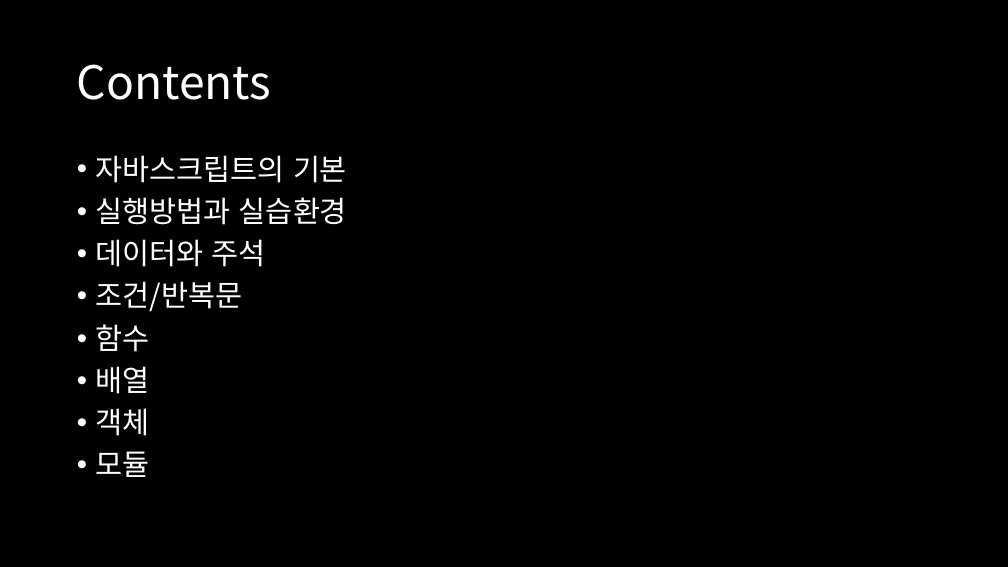
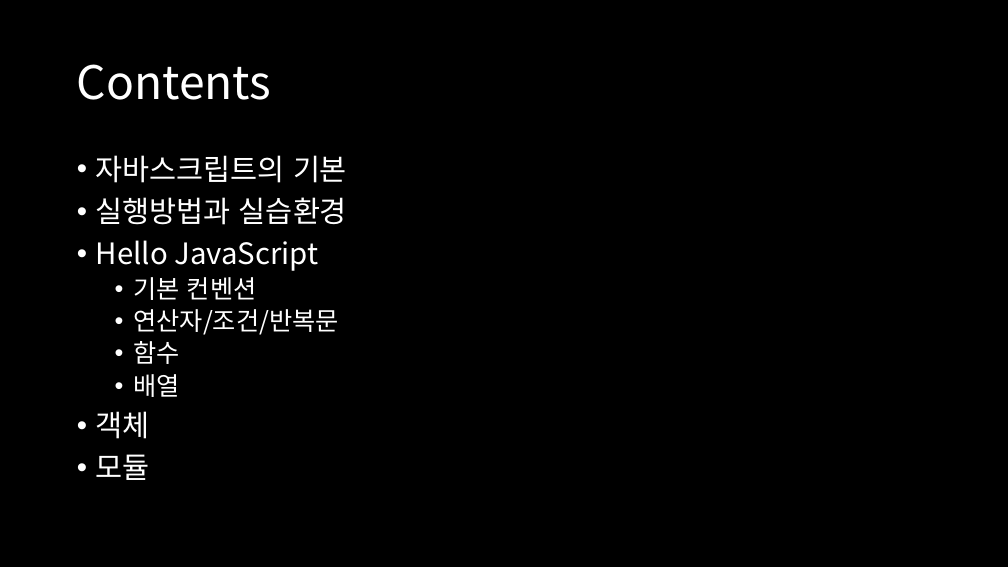
Before and after one commit to songhune/Webprogramming-Highschool, a slide deck: slide 7 of JavaScript/JavaScript.pptx (slide 2 before the commit). Drawn at 1008x567 pixels with LibreOffice and Linux fonts; fonts in the diff are those of the drawing. Boxes give left, top, right and bottom in pixels: in the first picture for what was removed or moved away, otherwise in the second. Text is boxed around its words. In the diff, an @@ line names an element or a change of style, - is before the commit and + after.

```diff
--- a/JavaScript/JavaScript.pptx
+++ b/JavaScript/JavaScript.pptx
@@ text at [96, 240, 339, 335]: text changed @@
-• 데이터와 주석
-• 조건/반복문
+• Hello JavaScript
+  • 기본 컨벤션
+  • 연산자/조건/반복문
@@ text at [134, 341, 180, 397]: size 28 to 24 pt in "함수", "배열"; list level 1 to 2 in "함수"; list level 1 to 2 in "배열" @@
```
Also in this commit, not shown: 2 other slides changed, 36 slides added, 26 other files.
